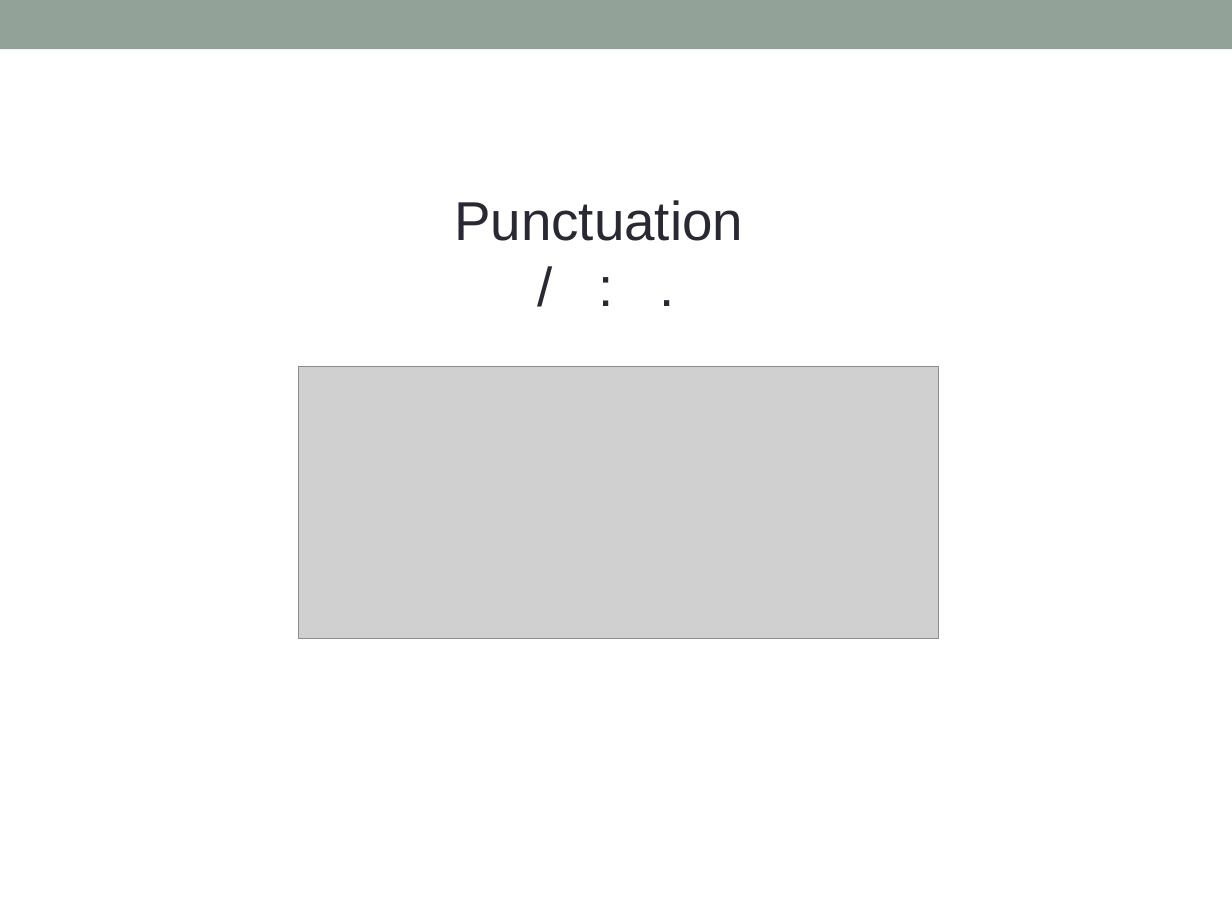
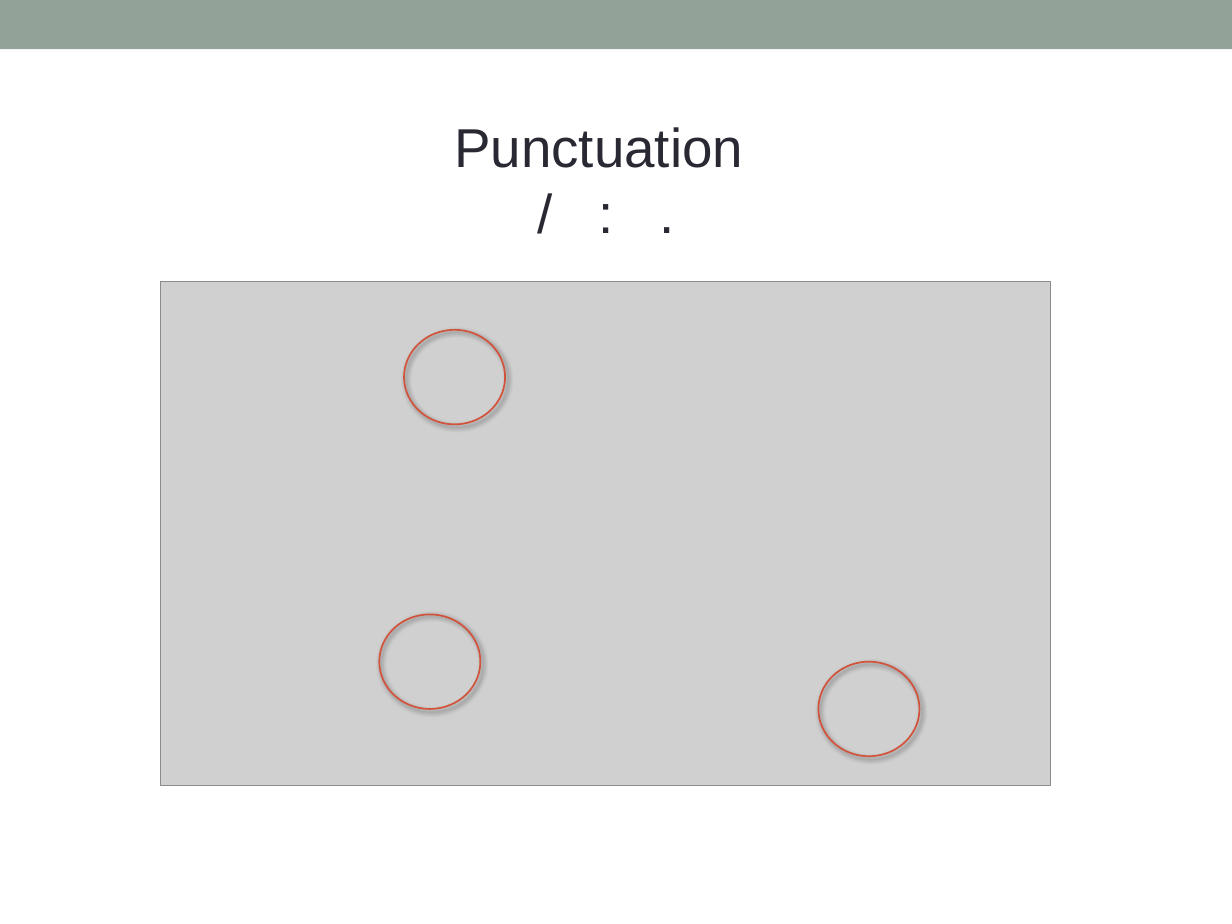
Before and after one commit to ebeshero/Amadis-in-Translation, a slide deck: slide 6 of Amadis_tei_conf_images.pptx (slide 5 before the commit). Drawn at 1232x924 pixels with LibreOffice and Linux fonts; fonts in the diff are those of the drawing; grey boxes stand for pictures. Boxes give left, top, right and bottom in pixels: in the first picture for what was removed or moved away, otherwise in the second. Text is boxed around its words. In the diff, an @@ line names an element or a change of style, - is before the commit and + after.

```diff
--- a/Amadis_tei_conf_images.pptx
+++ b/Amadis_tei_conf_images.pptx
@@ text "Punctuation": place and size @@
-text "Punctuation" at (454,200,743,241)
+text "Punctuation" at (454,127,743,168)
@@ picture added at (161,282,1051,786) @@
@@ ellipse added at (404,330,505,425), outline #D2533C 1 pt @@
@@ picture removed at (298,366,938,638) @@
@@ ellipse added at (379,615,480,710), outline #D2533C 1 pt @@
@@ ellipse added at (818,662,919,756), outline #D2533C 1 pt @@
```
Also in this commit, not shown: 1 other slide changed, 2 slides added, 12 slides removed, 1 other file.
